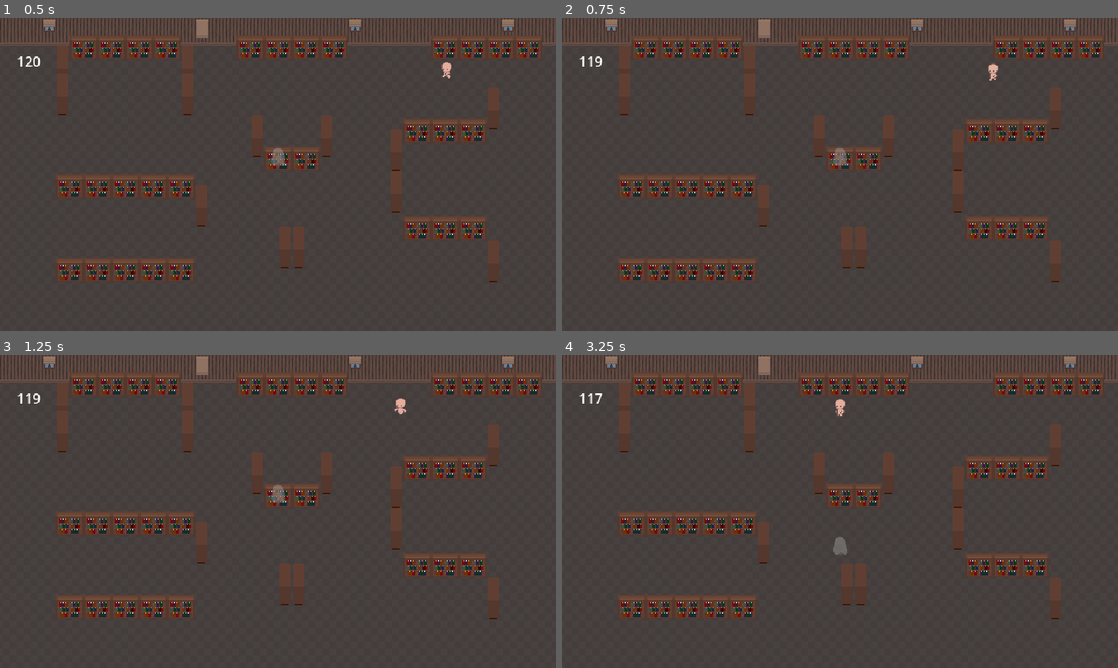
Above: before the commit, frames 1-4 (two rows, left to right).
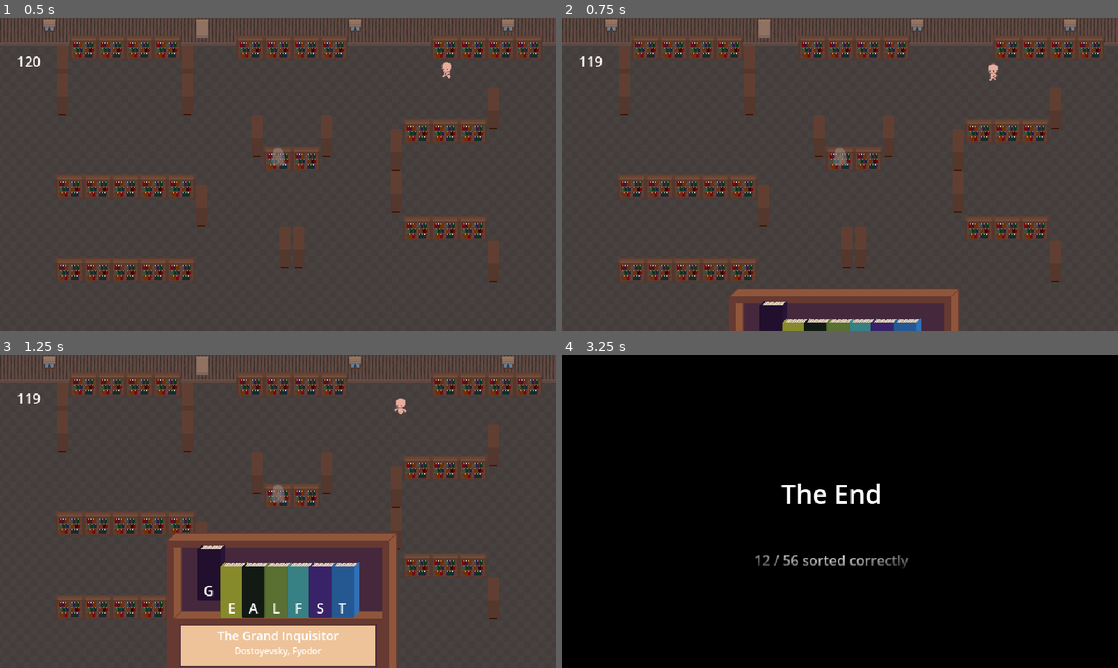
Above: after the commit, the same moments.

Repository: Akarui/GhostGame
Game: Godot game, scene res://scenes/root.tscn
Same seed, same stepped clock (60 frames per second), same inputs: the game is played once before the commit and once after it. The engine's default icon, where the game draws it, is replaced by a stand-in: a white triangle on a blue panel in a dark square.
Inputs:
- Up to frame 1 (0.5 s): no input
- Up to frame 2 (0.75 s): tap Enter (select_book) at 0.5 s; hold Right (cursor_right) from 0.53 s (still down); tap Space (open_shelf) at 0.6 s
- Up to frame 3 (1.25 s): keep holding Right (cursor_right)
- Up to frame 4 (3.25 s): release Right (cursor_right) at 1.28 s; hold S (move_down) 1.28-2.03 s; tap Enter (select_book) at 1.35, 2.85 s; hold Right (cursor_right) 2.03-2.78 s; tap Space (open_shelf) at 2.1 s; hold W (move_up) from 2.78 s (still down)

Frame 1 is identical in both runs. In frame 2, 4.7% of the frame differs, in the area x 30-72%, y 86-100%; in frame 3, 16%; in frame 4, 100%, in the area x 0-100%, y 0-100%.

Commit message:
Add shelves to root
Minor fixes - paused path progression for wanderer when end game is active

Diff:
--- a/scenes/root.tscn
+++ b/scenes/root.tscn
@@ -9,7 +9,7 @@
 [ext_resource type="Script" path="res://scripts/wanderer.gd" id="8_6c0ij"]
 [ext_resource type="PackedScene" uid="uid://bk73ee6d1sbgg" path="res://scenes/player.tscn" id="8_b5omt"]
 [ext_resource type="PackedScene" uid="uid://dp7yl5n4hqxok" path="res://scenes/wanderer.tscn" id="9_ltw3n"]
-[ext_resource type="Script" path="res://scenes/Cooldown.gd" id="11_30psj"]
+[ext_resource type="Script" path="res://scripts/Cooldown.gd" id="11_30psj"]
 [ext_resource type="PackedScene" uid="uid://wesymtjahe8a" path="res://scenes/shelf_accessor.tscn" id="11_rqe41"]
 
 [sub_resource type="CanvasItemMaterial" id="CanvasItemMaterial_2athe"]
@@ -14344,10 +14344,28 @@
 light_mode = 2
 
 [sub_resource type="RectangleShape2D" id="RectangleShape2D_106k8"]
-size = Vector2(121, 30)
+size = Vector2(121, 27)
 
 [sub_resource type="RectangleShape2D" id="RectangleShape2D_pmqdi"]
-size = Vector2(121, 30)
+size = Vector2(127, 28)
+
+[sub_resource type="RectangleShape2D" id="RectangleShape2D_hc270"]
+size = Vector2(159, 27)
+
+[sub_resource type="RectangleShape2D" id="RectangleShape2D_mao2h"]
+size = Vector2(64, 27)
+
+[sub_resource type="RectangleShape2D" id="RectangleShape2D_ep3hv"]
+size = Vector2(159, 29)
+
+[sub_resource type="RectangleShape2D" id="RectangleShape2D_uet0o"]
+size = Vector2(95, 28)
+
+[sub_resource type="RectangleShape2D" id="RectangleShape2D_rrfd3"]
+size = Vector2(94, 29)
+
+[sub_resource type="RectangleShape2D" id="RectangleShape2D_ua0qy"]
+size = Vector2(127, 28)
 
 [node name="Root" type="Node2D"]
 script = ExtResource("1_n4p34")
@@ -14423,15 +14441,57 @@
 position = Vector2(143, 78)
 
 [node name="CollisionShape2D" type="CollisionShape2D" parent="ShelfAccessorList/ShelfAccessor"]
-position = Vector2(2, -37)
+position = Vector2(2, -38.5)
 shape = SubResource("RectangleShape2D_106k8")
 
 [node name="ShelfAccessor2" parent="ShelfAccessorList" instance=ExtResource("11_rqe41")]
 position = Vector2(337, 40)
 
 [node name="CollisionShape2D" type="CollisionShape2D" parent="ShelfAccessorList/ShelfAccessor2"]
-position = Vector2(-1.5, -3)
+position = Vector2(-1.5, -2)
 shape = SubResource("RectangleShape2D_pmqdi")
+
+[node name="ShelfAccessor3" parent="ShelfAccessorList" instance=ExtResource("11_rqe41")]
+position = Vector2(337, 40)
+
+[node name="CollisionShape2D" type="CollisionShape2D" parent="ShelfAccessorList/ShelfAccessor3"]
+position = Vector2(-192.5, 158.5)
+shape = SubResource("RectangleShape2D_hc270")
+
+[node name="ShelfAccessor4" parent="ShelfAccessorList" instance=ExtResource("11_rqe41")]
+position = Vector2(337, 40)
+
+[node name="CollisionShape2D" type="CollisionShape2D" parent="ShelfAccessorList/ShelfAccessor4"]
+position = Vector2(0, 126.5)
+shape = SubResource("RectangleShape2D_mao2h")
+
+[node name="ShelfAccessor5" parent="ShelfAccessorList" instance=ExtResource("11_rqe41")]
+position = Vector2(337, 40)
+
+[node name="CollisionShape2D" type="CollisionShape2D" parent="ShelfAccessorList/ShelfAccessor5"]
+position = Vector2(-192.5, 255.5)
+shape = SubResource("RectangleShape2D_ep3hv")
+
+[node name="ShelfAccessor6" parent="ShelfAccessorList" instance=ExtResource("11_rqe41")]
+position = Vector2(337, 40)
+
+[node name="CollisionShape2D" type="CollisionShape2D" parent="ShelfAccessorList/ShelfAccessor6"]
+position = Vector2(174.5, 207)
+shape = SubResource("RectangleShape2D_uet0o")
+
+[node name="ShelfAccessor7" parent="ShelfAccessorList" instance=ExtResource("11_rqe41")]
+position = Vector2(337, 40)
+
+[node name="CollisionShape2D" type="CollisionShape2D" parent="ShelfAccessorList/ShelfAccessor7"]
+position = Vector2(175, 96.5)
+shape = SubResource("RectangleShape2D_rrfd3")
+
+[node name="ShelfAccessor8" parent="ShelfAccessorList" instance=ExtResource("11_rqe41")]
+position = Vector2(337, 40)
+
+[node name="CollisionShape2D" type="CollisionShape2D" parent="ShelfAccessorList/ShelfAccessor8"]
+position = Vector2(223, -1)
+shape = SubResource("RectangleShape2D_ua0qy")
 
 [node name="HUD" type="CanvasLayer" parent="."]
 
--- a/scripts/root.gd
+++ b/scripts/root.gd
@@ -69,6 +69,7 @@
 			$Cooldown.start_timer()
 			player.reset()
 			wanderer.reset()
+			wanderer.pause(true)
 			dark_mode = true
 			$CanvasModulate.visible = true
 			player.game_over = false
@@ -84,6 +85,7 @@
 		if Input.is_anything_pressed():
 			$EndTitle.visible = false
 			player.activateDarkMode(true)
+			wanderer.pause(false)
 
 func gen_shelves(quantity):
 	for i in range(quantity):
--- a/scripts/wanderer.gd
+++ b/scripts/wanderer.gd
@@ -1,5 +1,4 @@
 extends Node2D
-
 
 # Called when the node enters the scene tree for the first time.
 func _ready():
@@ -21,3 +20,6 @@
 func reset():
 	set_game_over(false)
 	$Path2D2/PathFollow2D.progress_ratio = float(0)
+
+func pause(pause :bool):
+	$Path2D2/PathFollow2D.paused = pause
--- a/scripts/wandererpath.gd
+++ b/scripts/wandererpath.gd
@@ -1,8 +1,10 @@
 extends PathFollow2D
 
+var default_speed = 0.03
 var speed = 0.03
 var previous_position = Vector2.ZERO
-var game_over = false;
+var game_over = false
+var paused = false
 # Called when the node enters the scene tree for the first time.
 func _ready():
 	previous_position = Vector2(position.x, position.y)
@@ -11,6 +13,11 @@
 
 # Called every frame. 'delta' is the elapsed time since the previous frame.
 func _process(delta):
+	if paused:
+		speed = 0
+	else:
+		speed = default_speed
+
 	progress_ratio += delta * speed
 	var deltaX = position.x - previous_position.x
 	var deltaY = position.y - previous_position.y
Not shown: 1 places in scenes/root.tscn that only renumber resources
Renamed: scenes/Cooldown.gd -> scripts/Cooldown.gd
